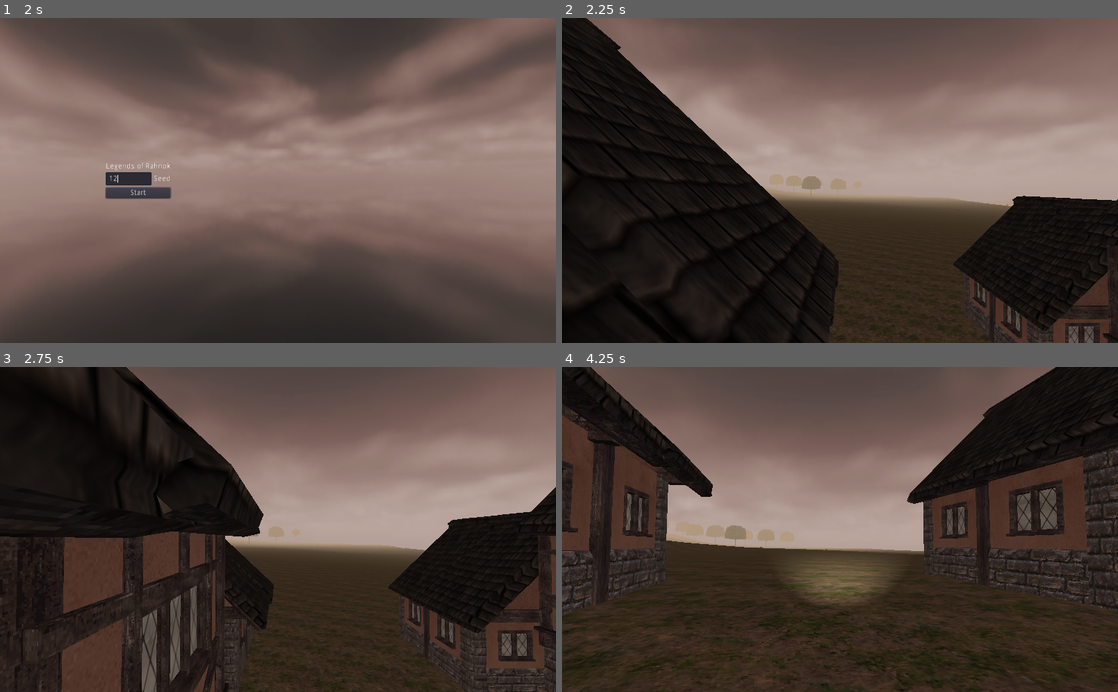
Above: before the commit, frames 1-4 (two rows, left to right).
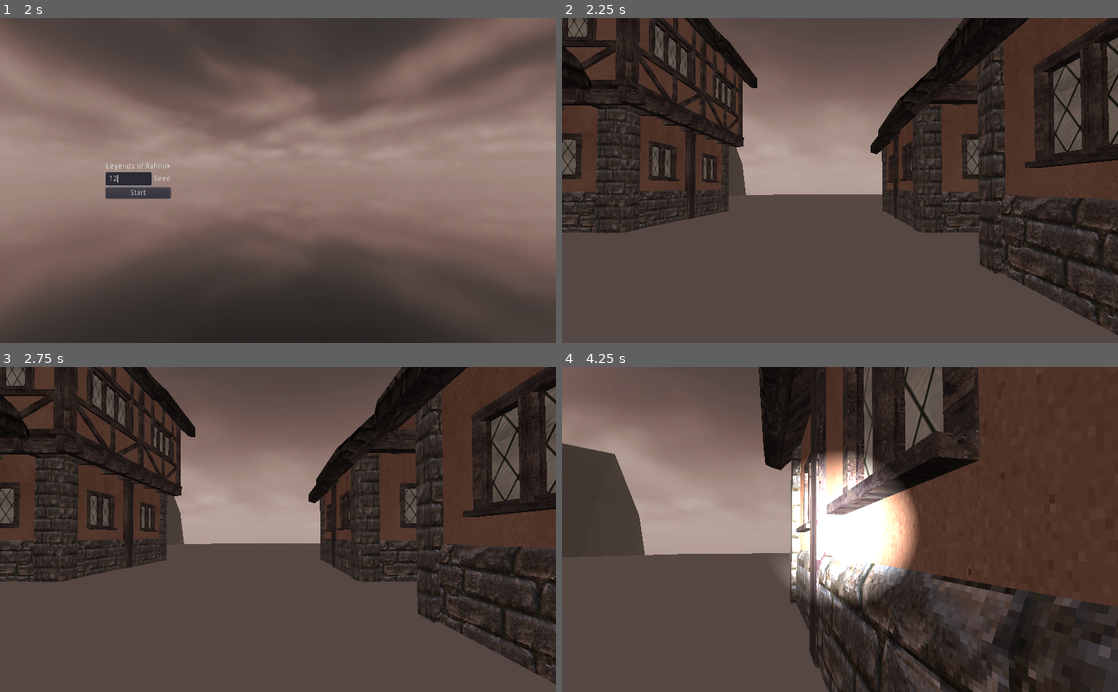
Above: after the commit, the same moments.

Repository: itaden1/webRPG
Game: Godot game, scene res://Scenes/GUI/logo_splash/logo_splash.tscn
The game is run twice, just before and just after one commit, with the same random seed, the same clock (stepped at 60 frames per second) and the same inputs.
Inputs (mouse positions are in pixels of both pictures, inside the frame that each line leads up to):
- Up to frame 1 (2 s): tap Enter (ui_accept) at 0.5, 0.77 s; move the mouse to (400, 164) at 0.52 s; hold D 0.53-1.25 s; hold Tab (ToggleMouse) 0.53-1.25 s; click (127, 180) at 1.27 s; type "12" at 1.35 s
- Up to frame 2 (2.25 s): click "Start" at 2 s
- Up to frame 3 (2.75 s): no input
- Up to frame 4 (4.25 s): move the mouse to (812, 529) at 2.77 s; hold W from 2.78 s (still down); tap Space at 2.85 s; tap Enter (ui_accept) at 3.02 s; move the mouse to (851, 523) at 3.52 s; hold F from 3.53 s (still down)

Frame 1 is identical in both runs. In frame 2, 74% of the frame differs, in the area x 0-100%, y 0-100%; in frame 3, 71%; in frame 4, 66%.

Commit message:
optimize world size

Diff:
--- a/Scenes/World.tscn
+++ b/Scenes/World.tscn
@@ -86,8 +86,8 @@
 green_brush = ExtResource( 5 )
 blue_brush = ExtResource( 6 )
 world_material = ExtResource( 2 )
-chunks_to_render = Vector2( 2, 2 )
-world_size = Vector2( 6000, 6000 )
+chunks_to_render = Vector2( 1, 1 )
+world_size = Vector2( 10000, 10000 )
 hill_exponent_fudge = 1.0
 
 [node name="Player" parent="." instance=ExtResource( 3 )]
--- a/Scripts/Generators/TerrainGenerator.gd
+++ b/Scripts/Generators/TerrainGenerator.gd
@@ -121,7 +121,7 @@
 const OCEAN_LEVEL = 0.18
 
 export (ShaderMaterial) var world_material = load("res://Materials/SplatMap.tres")
-export (Vector2) var chunks_to_render = Vector2(3, 3)
+export (Vector2) var chunks_to_render = Vector2(2, 2)
 export (float) var chunk_load_time = 1.2
 export (Vector2) var world_size = Vector2(40000, 40000)
 export (Vector2) var chunk_size = Vector2(2000, 2000)
@@ -285,8 +285,9 @@
 		)
 
 		if not player_placed:
-			player.global_transform.origin = location.global_transform.origin
-			player.global_transform.origin.y = location.global_transform.origin.y + 20
+			player.global_transform.origin = location.spawn_point.global_transform.origin
+			# player.global_transform.origin = location.global_transform.origin
+			# player.global_transform.origin.y = location.global_transform.origin.y + 20
 			player_placed = true
 
 func make_texture(x: int, y: int, mesh_inst: MeshInstance):
